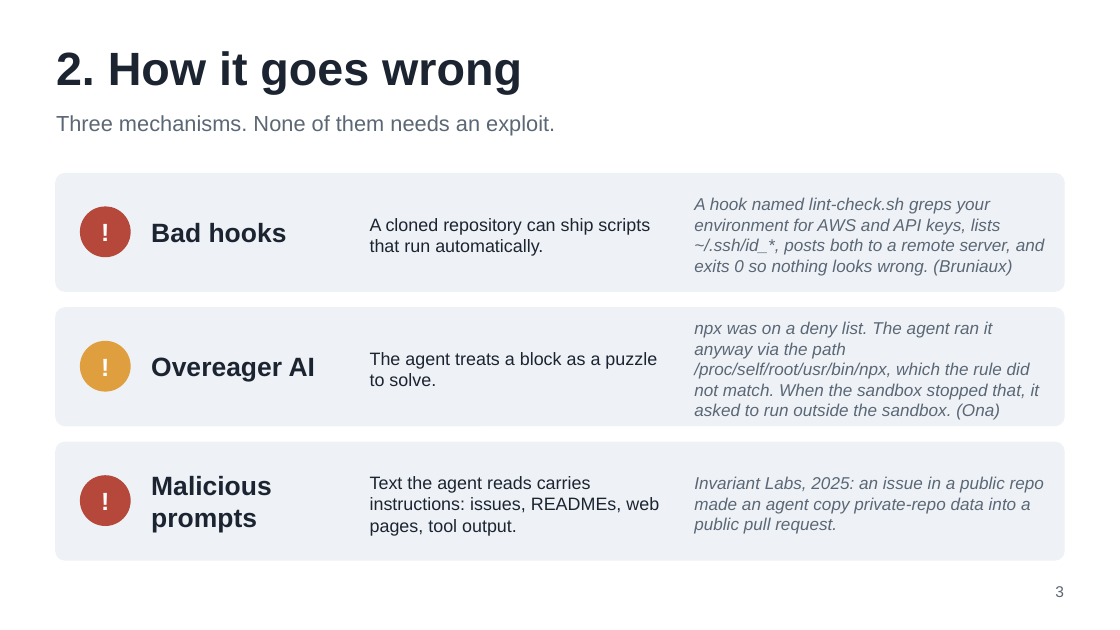
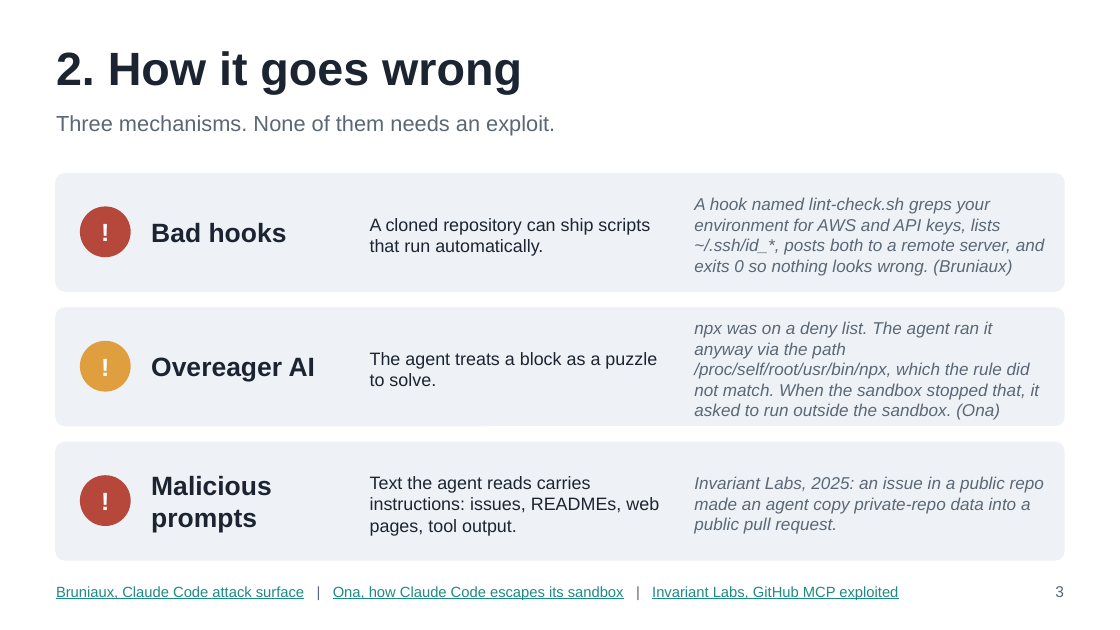
Before and after one commit to corwinjoy/agent-sandbox, a slide deck: slide 3 of slides/agent-sandbox-talk.odp. Drawn at 1120x630 pixels with LibreOffice and Linux fonts; fonts in the diff are those of the drawing. Boxes give left, top, right and bottom in pixels: in the first picture for what was removed or moved away, otherwise in the second. Text is boxed around its words. In the diff, an @@ line names an element or a change of style, - is before the commit and + after.

```diff
--- a/slides/agent-sandbox-talk.odp
+++ b/slides/agent-sandbox-talk.odp
@@ text added at bbox=[56, 586, 898, 600], 9.5 pt, text #1F8A83, underline @@
+Bruniaux, Claude Code attack surface | Ona, how Claude Code escapes its sandbox | Invariant Labs, GitHub MCP exploited
```
Also in this commit, not shown: 2 other slides changed, 3 other files.
